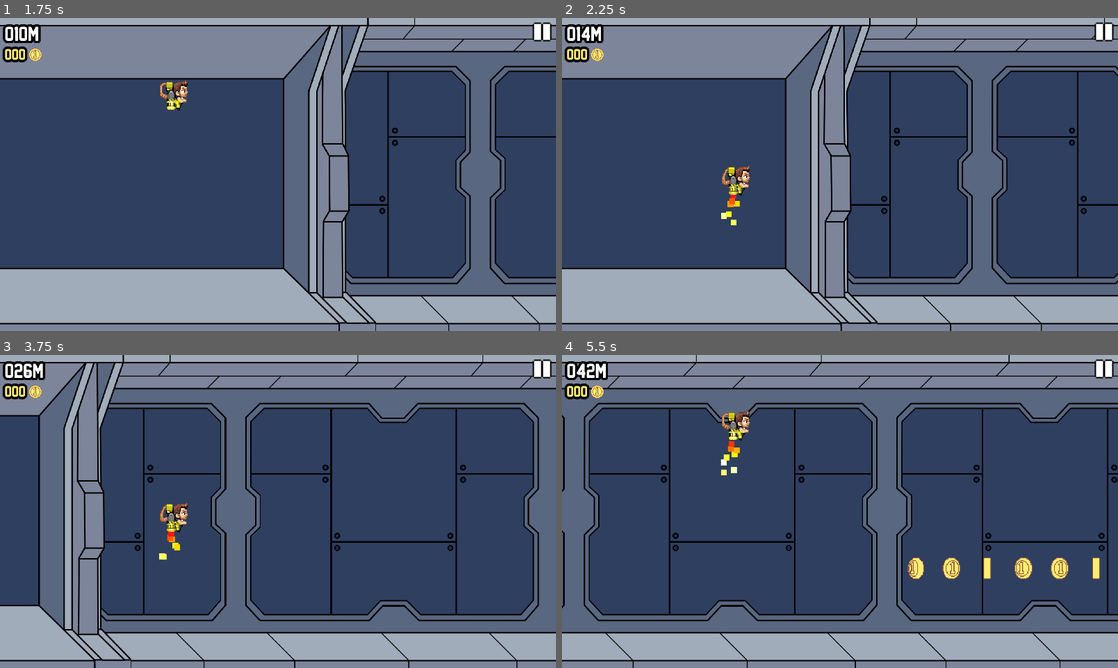
Above: before the commit, frames 1-4 (two rows, left to right).
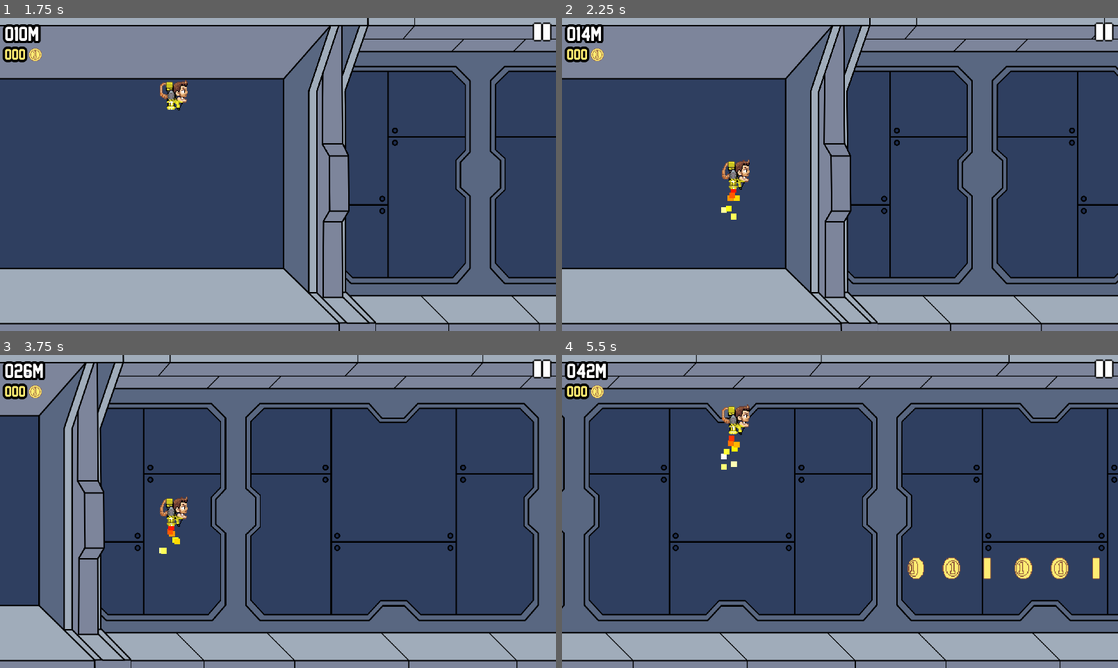
Above: after the commit, the same moments.

Repository: reyvanomario/data-dash
Game: Godot game, scene res://stages/main/main.tscn
The game is run twice, just before and just after one commit, with the same random seed, the same clock (stepped at 60 frames per second) and the same inputs.
Inputs (mouse positions are in pixels of both pictures, inside the frame that each line leads up to):
- Up to frame 1 (1.75 s): tap Enter at 0.5 s; move the mouse to (400, 158) at 0.52 s; press the mouse at (400, 158) at 0.53 s; move the mouse to (166, 190) at 1.27 s; release the mouse at (166, 190) at 1.28 s; click (166, 190) at 1.35 s
- Up to frame 2 (2.25 s): move the mouse to (895, 105) at 2.02 s; press the mouse at (895, 105) at 2.03 s
- Up to frame 3 (3.75 s): move the mouse to (250, 574) at 2.77 s; release the mouse at (250, 574) at 2.78 s; click (250, 574) at 2.85 s; move the mouse to (444, 558) at 3.52 s; press the mouse at (444, 558) at 3.53 s
- Up to frame 4 (5.5 s): move the mouse to (673, 464) at 4.27 s; release the mouse at (673, 464) at 4.28 s; click (673, 464) at 4.35 s; move the mouse to (867, 511) at 5.02 s; press the mouse at (867, 511) at 5.03 s

Frame 1 is identical in both runs. In frame 2, 0.6% of the frame differs, in the area x 28-34%, y 45-67%; in frame 3, 0.5%; in frame 4, 0.7%, in the area x 28-34%, y 15-39%.

Commit message:
Small bugfixes

Diff:
--- a/entities/player/player.gd
+++ b/entities/player/player.gd
@@ -46,12 +46,14 @@
 	)
 	destructable_2d.destroyed.connect(func(): GameManager.game = GameManager.Game.OVER)
 
+func _unhandled_input(event: InputEvent) -> void:
+	if event.is_action('fly'):
+		jetpack_activated = Input.is_action_pressed('fly')
+
 func _process(delta: float) -> void:
 	# for now, just ignore all physics if the game is over
 	if GameManager.game == GameManager.Game.OVER:
 		return
-
-	jetpack_activated = Input.is_action_pressed('fly')
 
 	if jetpack_activated:
 		jetpack_force += JETPACK_FORCE_INCREMENT_STEP * delta
--- a/entities/player/player.tscn
+++ b/entities/player/player.tscn
@@ -6,7 +6,7 @@
 [ext_resource type="Script" path="res://common/components/collect/collector_2d.gd" id="4_bbnl5"]
 
 [sub_resource type="RectangleShape2D" id="RectangleShape2D_72wjm"]
-size = Vector2(75, 96)
+size = Vector2(60.5, 96)
 
 [sub_resource type="Animation" id="Animation_ob4fw"]
 length = 0.001
@@ -100,23 +100,23 @@
 
 [sub_resource type="AnimationNodeStateMachineTransition" id="AnimationNodeStateMachineTransition_wprwu"]
 advance_mode = 2
+advance_expression = "jetpack_activated and !grounded"
+
+[sub_resource type="AnimationNodeStateMachineTransition" id="AnimationNodeStateMachineTransition_8b60v"]
+advance_mode = 2
+advance_expression = "grounded"
+
+[sub_resource type="AnimationNodeStateMachineTransition" id="AnimationNodeStateMachineTransition_jfxnt"]
+advance_mode = 2
+advance_expression = "not jetpack_activated"
+
+[sub_resource type="AnimationNodeStateMachineTransition" id="AnimationNodeStateMachineTransition_h1wi6"]
+advance_mode = 2
 advance_expression = "jetpack_activated"
 
-[sub_resource type="AnimationNodeStateMachineTransition" id="AnimationNodeStateMachineTransition_8b60v"]
-advance_mode = 2
-advance_expression = "grounded"
-
-[sub_resource type="AnimationNodeStateMachineTransition" id="AnimationNodeStateMachineTransition_jfxnt"]
-advance_mode = 2
-advance_expression = "not jetpack_activated"
-
-[sub_resource type="AnimationNodeStateMachineTransition" id="AnimationNodeStateMachineTransition_h1wi6"]
-advance_mode = 2
-advance_expression = "jetpack_activated"
-
 [sub_resource type="AnimationNodeStateMachineTransition" id="AnimationNodeStateMachineTransition_3eqk6"]
 advance_mode = 2
-advance_expression = "grounded"
+advance_expression = "grounded and !jetpack_activated"
 
 [sub_resource type="AnimationNodeStateMachine" id="AnimationNodeStateMachine_y2jas"]
 states/Start/position = Vector2(216, 100)
@@ -150,15 +150,16 @@
 color_ramp = SubResource("GradientTexture1D_cgppb")
 
 [sub_resource type="RectangleShape2D" id="RectangleShape2D_e3uj5"]
-size = Vector2(75, 96)
+size = Vector2(60.5, 86)
 
 [sub_resource type="RectangleShape2D" id="RectangleShape2D_m76gb"]
-size = Vector2(75, 96)
+size = Vector2(60.5, 96)
 
 [node name="Player" type="CharacterBody2D"]
 script = ExtResource("1_pptrt")
 
 [node name="CollisionShape2D" type="CollisionShape2D" parent="."]
+position = Vector2(7.25, 0)
 shape = SubResource("RectangleShape2D_72wjm")
 
 [node name="Sprite2D" type="Sprite2D" parent="."]
@@ -190,6 +191,7 @@
 script = ExtResource("3_n18c8")
 
 [node name="CollisionShape2D" type="CollisionShape2D" parent="Destructable2D"]
+position = Vector2(7.25, -5)
 shape = SubResource("RectangleShape2D_e3uj5")
 
 [node name="Collector2D" type="Area2D" parent="."]
@@ -197,4 +199,5 @@
 collectable_identifiers = Array[String](["coin"])
 
 [node name="CollisionShape2D" type="CollisionShape2D" parent="Collector2D"]
+position = Vector2(7.25, 0)
 shape = SubResource("RectangleShape2D_m76gb")
--- a/ui/game_over_screen/game_over_screen.gd
+++ b/ui/game_over_screen/game_over_screen.gd
@@ -51,7 +51,7 @@
 			GameManager.Game.OVER:
 				distance_label.text = "%dM" % floori(GameManager.distance)
 				coins_label.text = "%d" % floori(GameManager.coins)
-				new_highscore = SaveSystem.stats.leaderboard.is_highscore(GameManager.distance)
+				new_highscore = SaveSystem.stats.leaderboard.is_highscore(int(GameManager.distance))
 				visible = true
 	)
 	continue_button.pressed.connect(func():
